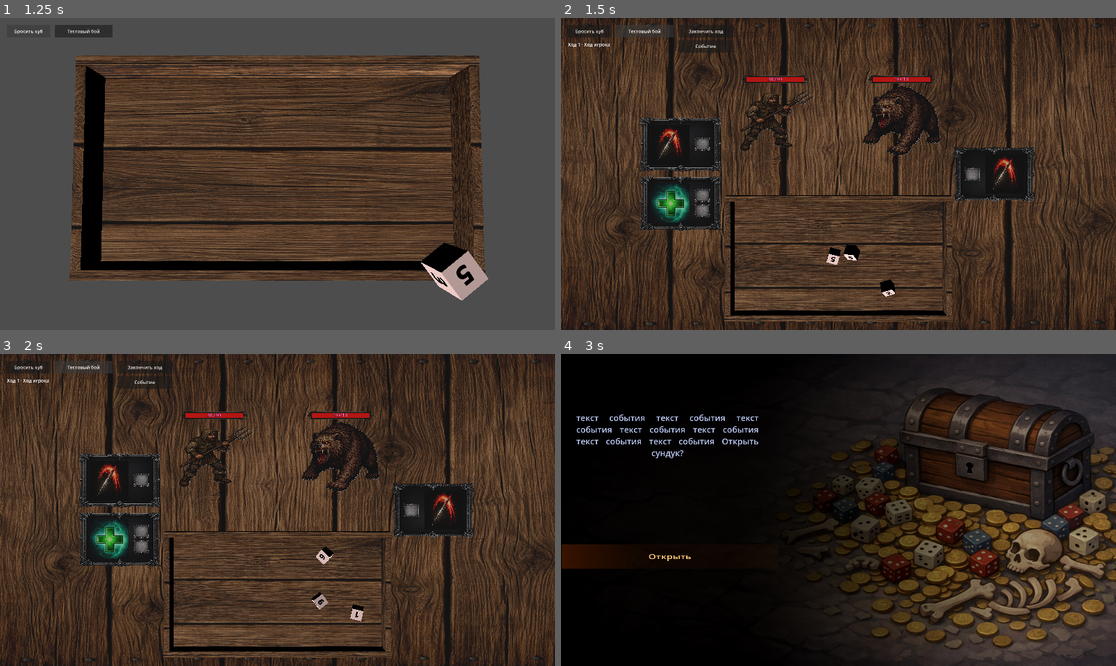
Above: before the commit, frames 1-4 (two rows, left to right).
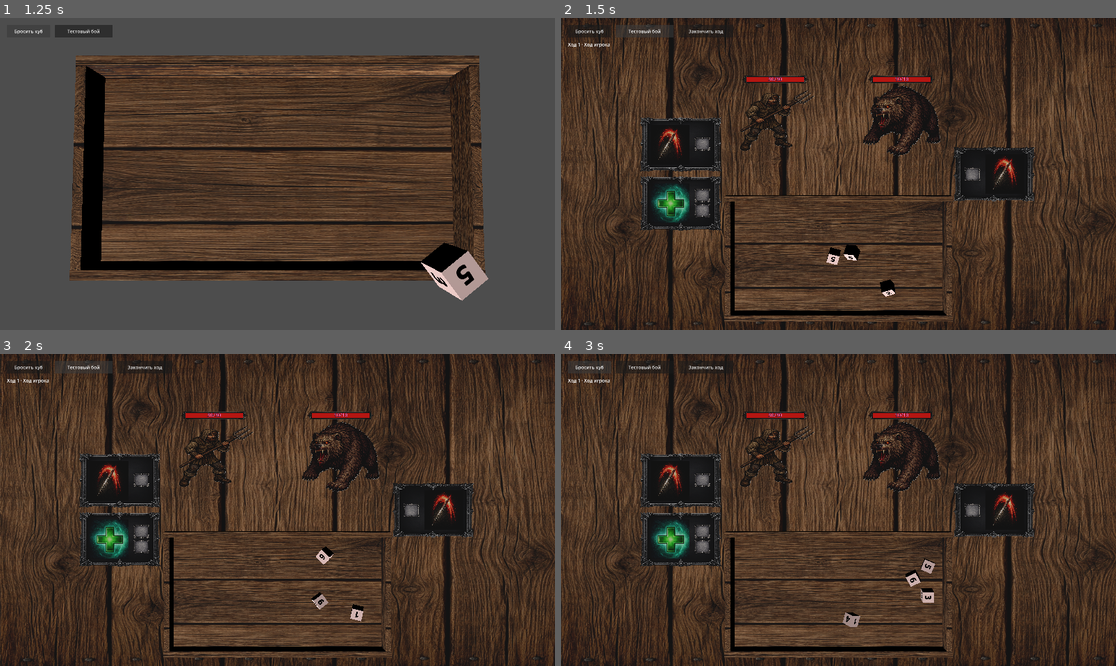
Above: after the commit, the same moments.

Repository: olegbogai-web/dicegame
Game: Godot game, scene res://scenes/board.tscn
Two runs of this game, one before a commit and one after it. Both use one fixed random seed, a clock stepped at 60 frames per second and the inputs below.
Inputs (mouse positions are in pixels of both pictures, inside the frame that each line leads up to):
- Up to frame 1 (1.25 s): click "Бросить куб" at 0.5 s
- Up to frame 2 (1.5 s): click "Тестовый бой" at 1.25 s
- Up to frame 3 (2 s): no input
- Up to frame 4 (3 s): click (705, 382) at 2 s, where only the run before the commit has a clickable "Событие"; click (588, 366) at 2.75 s, where only the run after the commit has a clickable "Бросить куб"

Frame 1 is identical in both runs. In frame 2, 0.2% of the frame differs, in the area x 21-31%, y 7-12%; in frame 3, 0.2%; in frame 4, 78%, in the area x 0-100%, y 0-100%.
Error before the commit: Invalid assignment of property or key 'input_ray_pickable' with value of type 'bool' on a base object of type 'MeshInstance3D'. (res://scenes/event_room.gd:74)

Commit message:
Revert "Add independent Event Room scene and test event resources"

Diff:
--- a/content/events/definitions/test_event/choices/hit_first_choice.tres
+++ /dev/null
@@ -1,29 +0,0 @@
-[gd_resource type="Resource" script_class="EventChoiceDefinition" format=3]
-
-[ext_resource type="Script" path="res://content/events/resources/event_choice_definition.gd" id="1_choice"]
-[ext_resource type="Script" path="res://content/events/resources/event_outcome_definition.gd" id="2_outcome"]
-[ext_resource type="Resource" path="res://content/events/definitions/test_event/choices/hit_first_dice_definition.tres" id="3_dice"]
-
-[sub_resource type="Resource" id="Positive"]
-script = ExtResource("2_outcome")
-color_id = "green"
-result_text = "получите сокровище"
-
-[sub_resource type="Resource" id="Neutral"]
-script = ExtResource("2_outcome")
-color_id = "yellow"
-result_text = "сундук разбит. И содержимое вместе с ним. Возможно, до конца своих дней вы не узнаете, был ли это мимик или вам просто померещилось."
-
-[sub_resource type="Resource" id="Negative"]
-script = ExtResource("2_outcome")
-color_id = "red"
-result_text = "сундук разбит. И содержимое вместе с ним. Возможно, до конца своих дней вы не узнаете, был ли это мимик или вам просто померещилось."
-
-[resource]
-script = ExtResource("1_choice")
-choice_id = &"hit_first"
-choice_text = "Сначала ударить по нему"
-dice_definition = ExtResource("3_dice")
-positive_outcome = SubResource("Positive")
-neutral_outcome = SubResource("Neutral")
-negative_outcome = SubResource("Negative")
--- a/content/events/definitions/test_event/choices/hit_first_dice_definition.tres
+++ /dev/null
@@ -1,47 +0,0 @@
-[gd_resource type="Resource" script_class="DiceDefinition" format=3]
-
-[ext_resource type="Script" path="res://content/dice/resources/dice_definition.gd" id="1_dice"]
-[ext_resource type="Script" path="res://content/dice/resources/dice_face_definition.gd" id="2_face"]
-
-[sub_resource type="Resource" id="Face_green_1"]
-script = ExtResource("2_face")
-text_value = "green"
-text_color = Color(0.03529412, 0.23137255, 0.07450981, 1)
-overlay_tint = Color(0.32156864, 0.8509804, 0.45882353, 1)
-
-[sub_resource type="Resource" id="Face_green_2"]
-script = ExtResource("2_face")
-text_value = "green"
-text_color = Color(0.03529412, 0.23137255, 0.07450981, 1)
-overlay_tint = Color(0.32156864, 0.8509804, 0.45882353, 1)
-
-[sub_resource type="Resource" id="Face_yellow_1"]
-script = ExtResource("2_face")
-text_value = "yellow"
-text_color = Color(0.3529412, 0.23921569, 0.039215688, 1)
-overlay_tint = Color(0.99607843, 0.85882354, 0.30588236, 1)
-
-[sub_resource type="Resource" id="Face_yellow_2"]
-script = ExtResource("2_face")
-text_value = "yellow"
-text_color = Color(0.3529412, 0.23921569, 0.039215688, 1)
-overlay_tint = Color(0.99607843, 0.85882354, 0.30588236, 1)
-
-[sub_resource type="Resource" id="Face_yellow_3"]
-script = ExtResource("2_face")
-text_value = "yellow"
-text_color = Color(0.3529412, 0.23921569, 0.039215688, 1)
-overlay_tint = Color(0.99607843, 0.85882354, 0.30588236, 1)
-
-[sub_resource type="Resource" id="Face_yellow_4"]
-script = ExtResource("2_face")
-text_value = "yellow"
-text_color = Color(0.3529412, 0.23921569, 0.039215688, 1)
-overlay_tint = Color(0.99607843, 0.85882354, 0.30588236, 1)
-
-[resource]
-script = ExtResource("1_dice")
-dice_name = "event_hit_first"
-size_multiplier = Vector3(2.52, 2.52, 2.52)
-base_color = Color(0.96, 0.93, 0.86, 1)
-faces = Array[ExtResource("2_face")]([SubResource("Face_green_1"), SubResource("Face_green_2"), SubResource("Face_yellow_1"), SubResource("Face_yellow_2"), SubResource("Face_yellow_3"), SubResource("Face_yellow_4")])
--- a/content/events/definitions/test_event/choices/open_choice.tres
+++ /dev/null
@@ -1,29 +0,0 @@
-[gd_resource type="Resource" script_class="EventChoiceDefinition" format=3]
-
-[ext_resource type="Script" path="res://content/events/resources/event_choice_definition.gd" id="1_choice"]
-[ext_resource type="Script" path="res://content/events/resources/event_outcome_definition.gd" id="2_outcome"]
-[ext_resource type="Resource" path="res://content/events/definitions/test_event/choices/open_dice_definition.tres" id="3_dice"]
-
-[sub_resource type="Resource" id="Positive"]
-script = ExtResource("2_outcome")
-color_id = "green"
-result_text = "получите сокровище"
-
-[sub_resource type="Resource" id="Neutral"]
-script = ExtResource("2_outcome")
-color_id = "yellow"
-result_text = "сундук пуст"
-
-[sub_resource type="Resource" id="Negative"]
-script = ExtResource("2_outcome")
-color_id = "red"
-result_text = "это мимик!"
-
-[resource]
-script = ExtResource("1_choice")
-choice_id = &"open"
-choice_text = "Открыть"
-dice_definition = ExtResource("3_dice")
-positive_outcome = SubResource("Positive")
-neutral_outcome = SubResource("Neutral")
-negative_outcome = SubResource("Negative")
--- a/content/events/definitions/test_event/choices/open_dice_definition.tres
+++ /dev/null
@@ -1,47 +0,0 @@
-[gd_resource type="Resource" script_class="DiceDefinition" format=3]
-
-[ext_resource type="Script" path="res://content/dice/resources/dice_definition.gd" id="1_dice"]
-[ext_resource type="Script" path="res://content/dice/resources/dice_face_definition.gd" id="2_face"]
-
-[sub_resource type="Resource" id="Face_green_1"]
-script = ExtResource("2_face")
-text_value = "green"
-text_color = Color(0.03529412, 0.23137255, 0.07450981, 1)
-overlay_tint = Color(0.32156864, 0.8509804, 0.45882353, 1)
-
-[sub_resource type="Resource" id="Face_green_2"]
-script = ExtResource("2_face")
-text_value = "green"
-text_color = Color(0.03529412, 0.23137255, 0.07450981, 1)
-overlay_tint = Color(0.32156864, 0.8509804, 0.45882353, 1)
-
-[sub_resource type="Resource" id="Face_green_3"]
-script = ExtResource("2_face")
-text_value = "green"
-text_color = Color(0.03529412, 0.23137255, 0.07450981, 1)
-overlay_tint = Color(0.32156864, 0.8509804, 0.45882353, 1)
-
-[sub_resource type="Resource" id="Face_green_4"]
-script = ExtResource("2_face")
-text_value = "green"
-text_color = Color(0.03529412, 0.23137255, 0.07450981, 1)
-overlay_tint = Color(0.32156864, 0.8509804, 0.45882353, 1)
-
-[sub_resource type="Resource" id="Face_yellow_1"]
-script = ExtResource("2_face")
-text_value = "yellow"
-text_color = Color(0.3529412, 0.23921569, 0.039215688, 1)
-overlay_tint = Color(0.99607843, 0.85882354, 0.30588236, 1)
-
-[sub_resource type="Resource" id="Face_red_1"]
-script = ExtResource("2_face")
-text_value = "red"
-text_color = Color(0.32941177, 0.02745098, 0.02745098, 1)
-overlay_tint = Color(0.89411765, 0.26666668, 0.26666668, 1)
-
-[resource]
-script = ExtResource("1_dice")
-dice_name = "event_open"
-size_multiplier = Vector3(2.52, 2.52, 2.52)
-base_color = Color(0.96, 0.93, 0.86, 1)
-faces = Array[ExtResource("2_face")]([SubResource("Face_green_1"), SubResource("Face_green_2"), SubResource("Face_green_3"), SubResource("Face_green_4"), SubResource("Face_yellow_1"), SubResource("Face_red_1")])
--- a/content/events/definitions/test_event/choices/walk_away_choice.tres
+++ /dev/null
@@ -1,29 +0,0 @@
-[gd_resource type="Resource" script_class="EventChoiceDefinition" format=3]
-
-[ext_resource type="Script" path="res://content/events/resources/event_choice_definition.gd" id="1_choice"]
-[ext_resource type="Script" path="res://content/events/resources/event_outcome_definition.gd" id="2_outcome"]
-[ext_resource type="Resource" path="res://content/events/definitions/test_event/choices/walk_away_dice_definition.tres" id="3_dice"]
-
-[sub_resource type="Resource" id="Positive"]
-script = ExtResource("2_outcome")
-color_id = "green"
-result_text = "вам улыбнулась удача"
-
-[sub_resource type="Resource" id="Neutral"]
-script = ExtResource("2_outcome")
-color_id = "yellow"
-result_text = "ничего не произошло"
-
-[sub_resource type="Resource" id="Negative"]
-script = ExtResource("2_outcome")
-color_id = "red"
-result_text = "ничего не произошло"
-
-[resource]
-script = ExtResource("1_choice")
-choice_id = &"walk_away"
-choice_text = "Пройти мимо"
-dice_definition = ExtResource("3_dice")
-positive_outcome = SubResource("Positive")
-neutral_outcome = SubResource("Neutral")
-negative_outcome = SubResource("Negative")
--- a/content/events/definitions/test_event/choices/walk_away_dice_definition.tres
+++ /dev/null
@@ -1,47 +0,0 @@
-[gd_resource type="Resource" script_class="DiceDefinition" format=3]
-
-[ext_resource type="Script" path="res://content/dice/resources/dice_definition.gd" id="1_dice"]
-[ext_resource type="Script" path="res://content/dice/resources/dice_face_definition.gd" id="2_face"]
-
-[sub_resource type="Resource" id="Face_green_1"]
-script = ExtResource("2_face")
-text_value = "green"
-text_color = Color(0.03529412, 0.23137255, 0.07450981, 1)
-overlay_tint = Color(0.32156864, 0.8509804, 0.45882353, 1)
-
-[sub_resource type="Resource" id="Face_yellow_1"]
-script = ExtResource("2_face")
-text_value = "yellow"
-text_color = Color(0.3529412, 0.23921569, 0.039215688, 1)
-overlay_tint = Color(0.99607843, 0.85882354, 0.30588236, 1)
-
-[sub_resource type="Resource" id="Face_yellow_2"]
-script = ExtResource("2_face")
-text_value = "yellow"
-text_color = Color(0.3529412, 0.23921569, 0.039215688, 1)
-overlay_tint = Color(0.99607843, 0.85882354, 0.30588236, 1)
-
-[sub_resource type="Resource" id="Face_yellow_3"]
-script = ExtResource("2_face")
-text_value = "yellow"
-text_color = Color(0.3529412, 0.23921569, 0.039215688, 1)
-overlay_tint = Color(0.99607843, 0.85882354, 0.30588236, 1)
-
-[sub_resource type="Resource" id="Face_yellow_4"]
-script = ExtResource("2_face")
-text_value = "yellow"
-text_color = Color(0.3529412, 0.23921569, 0.039215688, 1)
-overlay_tint = Color(0.99607843, 0.85882354, 0.30588236, 1)
-
-[sub_resource type="Resource" id="Face_yellow_5"]
-script = ExtResource("2_face")
-text_value = "yellow"
-text_color = Color(0.3529412, 0.23921569, 0.039215688, 1)
-overlay_tint = Color(0.99607843, 0.85882354, 0.30588236, 1)
-
-[resource]
-script = ExtResource("1_dice")
-dice_name = "event_walk_away"
-size_multiplier = Vector3(2.52, 2.52, 2.52)
-base_color = Color(0.96, 0.93, 0.86, 1)
-faces = Array[ExtResource("2_face")]([SubResource("Face_green_1"), SubResource("Face_yellow_1"), SubResource("Face_yellow_2"), SubResource("Face_yellow_3"), SubResource("Face_yellow_4"), SubResource("Face_yellow_5")])
--- a/content/events/definitions/test_event/test_event_definition.tres
+++ /dev/null
@@ -1,14 +0,0 @@
-[gd_resource type="Resource" script_class="EventDefinition" format=3]
-
-[ext_resource type="Script" path="res://content/events/resources/event_definition.gd" id="1_event"]
-[ext_resource type="Texture2D" path="res://assets/events/chess-govnes.png" id="2_bg"]
-[ext_resource type="Resource" path="res://content/events/definitions/test_event/choices/open_choice.tres" id="3_open"]
-[ext_resource type="Resource" path="res://content/events/definitions/test_event/choices/hit_first_choice.tres" id="4_hit"]
-[ext_resource type="Resource" path="res://content/events/definitions/test_event/choices/walk_away_choice.tres" id="5_walk"]
-
-[resource]
-script = ExtResource("1_event")
-event_id = &"test_event"
-background_texture = ExtResource("2_bg")
-event_text = "текст события текст события текст события текст события текст события текст события текст события Открыть сундук?"
-choices = [ExtResource("3_open"), ExtResource("4_hit"), ExtResource("5_walk")]
--- a/content/events/resources/event_choice_definition.gd
+++ /dev/null
@@ -1,21 +0,0 @@
-extends Resource
-class_name EventChoiceDefinition
-
-@export var choice_id: StringName
-@export_multiline var choice_text := ""
-@export var dice_definition: DiceDefinition
-@export var positive_outcome: EventOutcomeDefinition
-@export var neutral_outcome: EventOutcomeDefinition
-@export var negative_outcome: EventOutcomeDefinition
-
-
-func get_outcome_by_face(face_value: String) -> EventOutcomeDefinition:
-	match face_value.to_lower():
-		"green":
-			return positive_outcome
-		"yellow":
-			return neutral_outcome
-		"red":
-			return negative_outcome
-		_:
-			return neutral_outcome
--- a/content/events/resources/event_definition.gd
+++ /dev/null
@@ -1,7 +0,0 @@
-extends Resource
-class_name EventDefinition
-
-@export var event_id: StringName
-@export var background_texture: Texture2D
-@export_multiline var event_text := ""
-@export var choices: Array[EventChoiceDefinition] = []
--- a/content/events/resources/event_outcome_definition.gd
+++ /dev/null
@@ -1,5 +0,0 @@
-extends Resource
-class_name EventOutcomeDefinition
-
-@export_enum("green", "yellow", "red") var color_id := "yellow"
-@export_multiline var result_text := ""
--- a/scenes/battle_table.gd
+++ b/scenes/battle_table.gd
@@ -32,7 +32,6 @@
 @onready var _player_ability_template: MeshInstance3D = $ability_frame
 @onready var _monster_ability_template: MeshInstance3D = $ability_frame2
 @onready var _end_turn_button: Button = $UI/EndTurnButton
-@onready var _event_button: Button = $UI/EventButton
 @onready var _turn_status_label: Label = $UI/TurnStatusLabel
 
 var battle_room_data: BattleRoom
@@ -47,15 +46,12 @@
 var _selected_mouse_anchor := Vector3.ZERO
 var _activation_in_progress := false
 var _turn_transition_in_progress := false
-@export_file("*.tscn") var event_room_scene_path := "res://scenes/event_room.tscn"
 
 
 func _ready() -> void:
 	set_physics_process(true)
 	if _end_turn_button != null and not _end_turn_button.pressed.is_connected(_on_end_turn_button_pressed):
 		_end_turn_button.pressed.connect(_on_end_turn_button_pressed)
-	if _event_button != null and not _event_button.pressed.is_connected(_on_event_button_pressed):
-		_event_button.pressed.connect(_on_event_button_pressed)
 	if battle_room_data == null:
 		configure_from_battle_room(BattleRoomScript.create_test_battle_room())
 	else:
@@ -96,16 +92,6 @@
 func _ensure_battle_room_data() -> void:
 	if battle_room_data == null:
 		battle_room_data = BattleRoomScript.new()
-
-
-func _on_event_button_pressed() -> void:
-	if event_room_scene_path.is_empty():
-		push_warning("Event room scene path is not assigned.")
-		return
-
-	var result := get_tree().change_scene_to_file(event_room_scene_path)
-	if result != OK:
-		push_warning("Failed to open event room scene: %s" % event_room_scene_path)
 
 
 func _apply_room_data() -> void:
--- a/scenes/event_room.gd
+++ /dev/null
@@ -1,161 +0,0 @@
-extends Node3D
-
-const Dice = preload("res://content/dice/dice.gd")
-const BASE_DICE_SCENE = preload("res://content/resources/base_cube.tscn")
-
-@export var event_definition: EventDefinition
-@export_file("*.tscn") var fallback_scene_path := "res://scenes/new_battle_table.tscn"
-
-@onready var _background: MeshInstance3D = $background
-@onready var _event_text: Label3D = $text_event
-@onready var _result_text: Label3D = $text_result
-@onready var _choice_container: Node3D = $choices
-@onready var _choice_template: MeshInstance3D = $choices/choice_background
-@onready var _board_ui: CanvasLayer = get_node_or_null(^"board/UI")
-
-var _choice_entries: Array[Dictionary] = []
-var _is_resolving := false
-var _active_dice: Dice
-
-
-func _ready() -> void:
-	if event_definition == null:
-		push_warning("Event definition is not assigned.")
-		return
-	if _board_ui != null:
-		_board_ui.visible = false
-	_apply_event_definition()
-
-
-func _apply_event_definition() -> void:
-	_result_text.visible = false
-	_event_text.visible = true
-	_event_text.text = event_definition.event_text
-	_set_background_texture(event_definition.background_texture)
-	_rebuild_choices(event_definition.choices)
-
-
-func _set_background_texture(texture: Texture2D) -> void:
-	if _background == null:
-		return
-	var material := _background.material_override as ShaderMaterial
-	if material == null:
-		return
-	material.set_shader_parameter("background", texture)
-
-
-func _rebuild_choices(choices: Array[EventChoiceDefinition]) -> void:
-	_choice_entries.clear()
-	for child in _choice_container.get_children():
-		if child != _choice_template:
-			child.queue_free()
-
-	_choice_template.visible = false
-	if choices.is_empty():
-		return
-
-	var spacing := 0.62
-	for index in choices.size():
-		var choice := choices[index]
-		if choice == null:
-			continue
-		var node := _choice_template.duplicate() as MeshInstance3D
-		node.name = "choice_background_%d" % index
-		node.visible = true
-		var transform_copy := node.transform
-		transform_copy.origin.z = _choice_template.transform.origin.z + float(index) * spacing
-		node.transform = transform_copy
-		_choice_container.add_child(node)
-
-		var label := node.get_node_or_null(^"text_choice") as Label3D
-		if label != null:
-			label.text = choice.choice_text
-
-		node.input_ray_pickable = true
-		node.create_convex_collision()
-		node.input_event.connect(_on_choice_input.bind(choice, node))
-		_choice_entries.append({
-			"choice": choice,
-			"node": node,
-			"label": label,
-		})
-
-
-func _on_choice_input(_camera: Camera3D, event: InputEvent, _position: Vector3, _normal: Vector3, _shape_idx: int, choice: EventChoiceDefinition, node: MeshInstance3D) -> void:
-	if _is_resolving:
-		return
-	if event is InputEventMouseButton and event.button_index == MOUSE_BUTTON_LEFT and event.pressed:
-		_resolve_choice(choice, node)
-
-
-func _resolve_choice(choice: EventChoiceDefinition, _selected_node: MeshInstance3D) -> void:
-	if _is_resolving:
-		return
-	_is_resolving = true
-	await _collapse_presentation()
-	var outcome := await _roll_event_dice(choice)
-	_show_result(outcome)
-
-
-func _collapse_presentation() -> void:
-	var tween := create_tween()
-	tween.set_parallel(true)
-	tween.set_ease(Tween.EASE_IN)
-	tween.set_trans(Tween.TRANS_CUBIC)
-	tween.tween_property(_event_text, "scale:x", 0.05, 0.12)
-	for entry in _choice_entries:
-		var node := entry.get("node") as Node3D
-		var label := entry.get("label") as Node3D
-		if node != null:
-			tween.tween_property(node, "scale:x", 0.05, 0.12)
-		if label != null:
-			tween.tween_property(label, "scale:x", 0.05, 0.12)
-	await tween.finished
-
-
-func _roll_event_dice(choice: EventChoiceDefinition) -> EventOutcomeDefinition:
-	if choice == null or choice.dice_definition == null:
-		return null
-
-	var dice_instance := BASE_DICE_SCENE.instantiate()
-	if not dice_instance is Dice:
-		return null
-
-	_active_dice = dice_instance as Dice
-	_active_dice.definition = choice.dice_definition
-	_active_dice.extra_size_multiplier = Vector3.ONE * 6.5
-	add_child(_active_dice)
-	_active_dice.global_position = Vector3(0.0, 5.2, 0.0)
-	_active_dice.angular_velocity = Vector3(24.0, 32.0, -20.0)
-	_active_dice.linear_velocity = Vector3(1.8, 0.4, -1.2)
-
-	await _wait_until_dice_sleeping(_active_dice)
-	var top_face := _active_dice.get_top_face()
-	var outcome := choice.get_outcome_by_face(top_face.text_value if top_face != null else "")
-	_active_dice.queue_free()
-	_active_dice = null
-	return outcome
-
-
-func _wait_until_dice_sleeping(dice: Dice) -> void:
-	while is_instance_valid(dice):
-		if dice.sleeping and dice.has_completed_first_stop():
-			return
-		await get_tree().physics_frame
-
-
-func _show_result(outcome: EventOutcomeDefinition) -> void:
-	_event_text.visible = false
-	for entry in _choice_entries:
-		var node := entry.get("node") as MeshInstance3D
-		if node != null:
-			node.visible = false
-	_result_text.visible = true
-	_result_text.text = outcome.result_text if outcome != null else "Событие завершено"
-
-
-func _unhandled_input(event: InputEvent) -> void:
-	if not _is_resolving:
-		return
-	if event.is_action_pressed("ui_accept") and not fallback_scene_path.is_empty():
-		get_tree().change_scene_to_file(fallback_scene_path)
--- a/scenes/event_room.tscn
+++ b/scenes/event_room.tscn
@@ -1,11 +1,9 @@
-[gd_scene load_steps=10 format=3 uid="uid://eeobcwwda1af"]
+[gd_scene format=3 uid="uid://eeobcwwda1af"]
 
 [ext_resource type="Shader" uid="uid://bepfpefwcwx4g" path="res://assets/shaders/50dark_shader.gdshader" id="1_k00fv"]
 [ext_resource type="Texture2D" uid="uid://bxpuei70wl7q3" path="res://assets/events/chess-govnes.png" id="2_qvg7m"]
 [ext_resource type="Shader" uid="uid://bd34jl5c1gnfk" path="res://assets/shaders/orange_shader.gdshader" id="3_spmpp"]
 [ext_resource type="PackedScene" uid="uid://0ssqyi084mdh" path="res://scenes/board.tscn" id="4_m2rf8"]
-[ext_resource type="Script" path="res://scenes/event_room.gd" id="5_runtime"]
-[ext_resource type="Resource" path="res://content/events/definitions/test_event/test_event_definition.tres" id="6_definition"]
 
 [sub_resource type="ShaderMaterial" id="ShaderMaterial_6yyso"]
 render_priority = 0
@@ -24,12 +22,9 @@
 [sub_resource type="PlaneMesh" id="PlaneMesh_6yyso"]
 
 [node name="Node3D" type="Node3D" unique_id=978277730]
-script = ExtResource("5_runtime")
-event_definition = ExtResource("6_definition")
 
 [node name="camera_event" type="Camera3D" parent="." unique_id=1850936957]
 transform = Transform3D(1, 0, 0, 0, -4.371139e-08, 1, 0, -1, -4.371139e-08, 0, 100, 0)
-current = true
 fov = 5.8
 
 [node name="DirectionalLight3D" type="DirectionalLight3D" parent="." unique_id=1305639632]
@@ -40,35 +35,22 @@
 pixel_size = 0.0025
 billboard = 1
 modulate = Color(0.72533303, 0.7739847, 0.93409675, 1)
-text = "текст события"
+text = "текст события текст события текст события текст события текст события текст события текст события текст события текст события текст события текст события текст события текст события текст события текст события текст события текст события текст события текст события текст события "
 horizontal_alignment = 3
 autowrap_mode = 3
 width = 700.0
 
-[node name="text_result" type="Label3D" parent="." unique_id=1967178213]
-transform = Transform3D(3.354, 0, 0, 0, 3.354, 0, 0, 0, 4, -5.497243, 1, -2.399448)
-visible = false
-pixel_size = 0.0025
-billboard = 1
-modulate = Color(0.72533303, 0.7739847, 0.93409675, 1)
-text = ""
-horizontal_alignment = 3
-autowrap_mode = 3
-width = 700.0
-
-[node name="choices" type="Node3D" parent="."]
-
-[node name="choice_background" type="MeshInstance3D" parent="choices" unique_id=120191202]
+[node name="choice_background" type="MeshInstance3D" parent="." unique_id=120191202]
 transform = Transform3D(3.5, 0, 0, 0, 1, 0, 0, 0, 0.4, -5.45, 0.563, 1.5)
 material_override = SubResource("ShaderMaterial_6yyso")
 mesh = SubResource("PlaneMesh_rnshl")
 
-[node name="text_choice" type="Label3D" parent="choices/choice_background" unique_id=95503765]
+[node name="text_choice" type="Label3D" parent="choice_background" unique_id=95503765]
 transform = Transform3D(0.4, 0, 0, 0, 1, 0, 0, 0, 1, 0, 0, 0)
 pixel_size = 0.007
 billboard = 1
 modulate = Color(1, 0.8039216, 0.48235294, 1)
-text = "текст выбора события"
+text = "текст выбора события текст выбора события текст выбора события"
 outline_size = 4
 horizontal_alignment = 3
 autowrap_mode = 3
--- a/scenes/new_battle_table.tscn
+++ b/scenes/new_battle_table.tscn
@@ -199,13 +199,6 @@
 offset_bottom = 68.0
 text = "Закончить ход"
 
-[node name="EventButton" type="Button" parent="UI"]
-offset_left = 406.0
-offset_top = 76.0
-offset_right = 596.0
-offset_bottom = 120.0
-text = "Событие"
-
 [node name="TurnStatusLabel" type="Label" parent="UI" unique_id=151234003]
 offset_left = 24.0
 offset_top = 80.0
